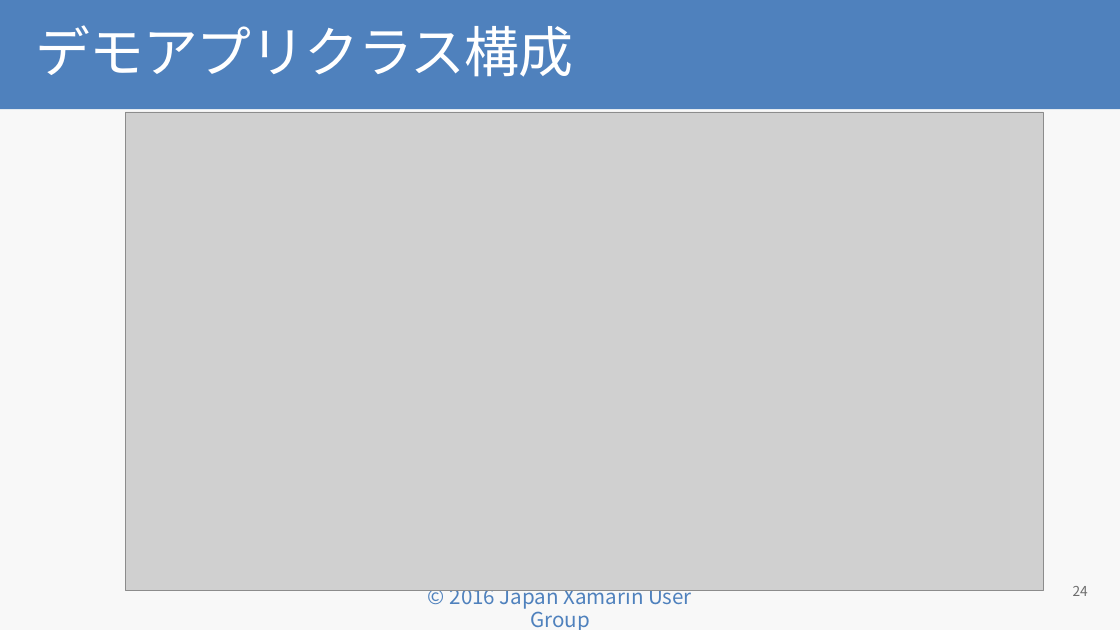
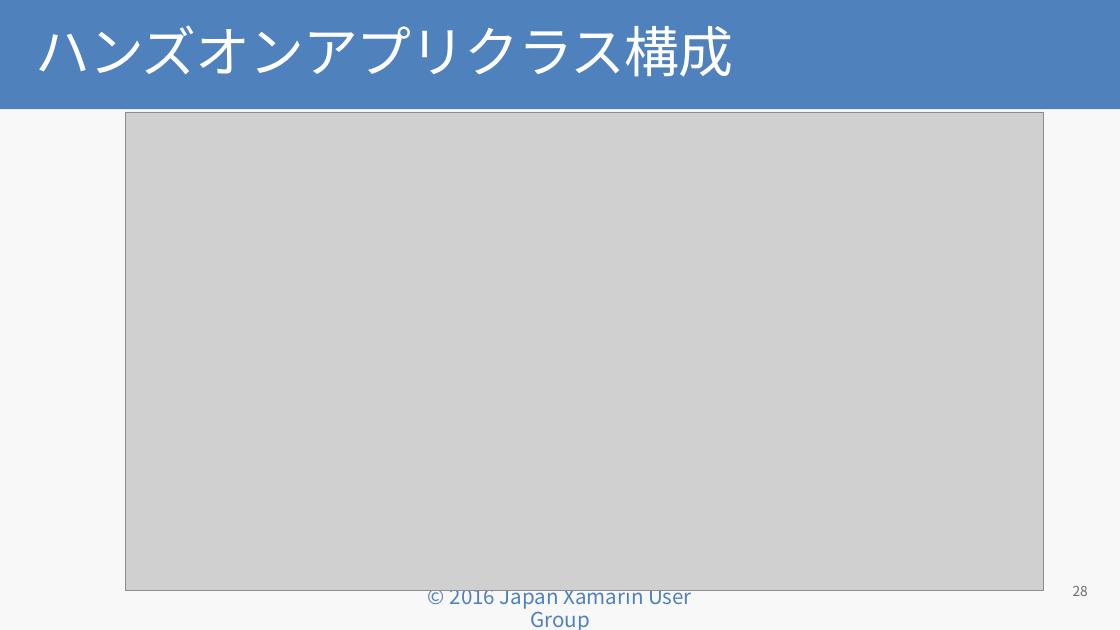
Before and after one commit to jxug/PrismAndMoqHansOn, a slide deck: slide 28 of docs/Why Prism for Xamarin.Forms.pptx (slide 24 before the commit). Drawn at 1120x630 pixels with LibreOffice and Linux fonts; fonts in the diff are those of the drawing; grey boxes stand for pictures; background and template pictures are left out. Boxes give left, top, right and bottom in pixels: in the first picture for what was removed or moved away, otherwise in the second. Text is boxed around its words. In the diff, an @@ line names an element or a change of style, - is before the commit and + after.

```diff
--- a/docs/Why Prism for Xamarin.Forms.pptx
+++ b/docs/Why Prism for Xamarin.Forms.pptx
@@ title at box(36, 25, 733, 77): text changed @@
-デモアプリクラス構成
+ハンズオンアプリクラス構成
@@ page number at box(1073, 586, 1088, 596): text changed @@
-24
+28
```
Also in this commit, not shown: 1 other slide changed, 7 slides added, 2 slides removed.
